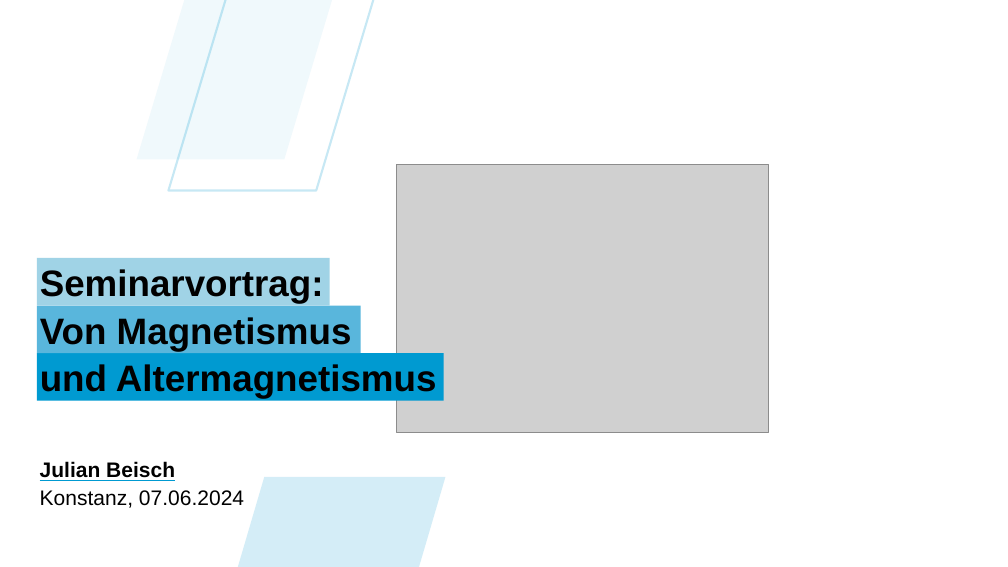
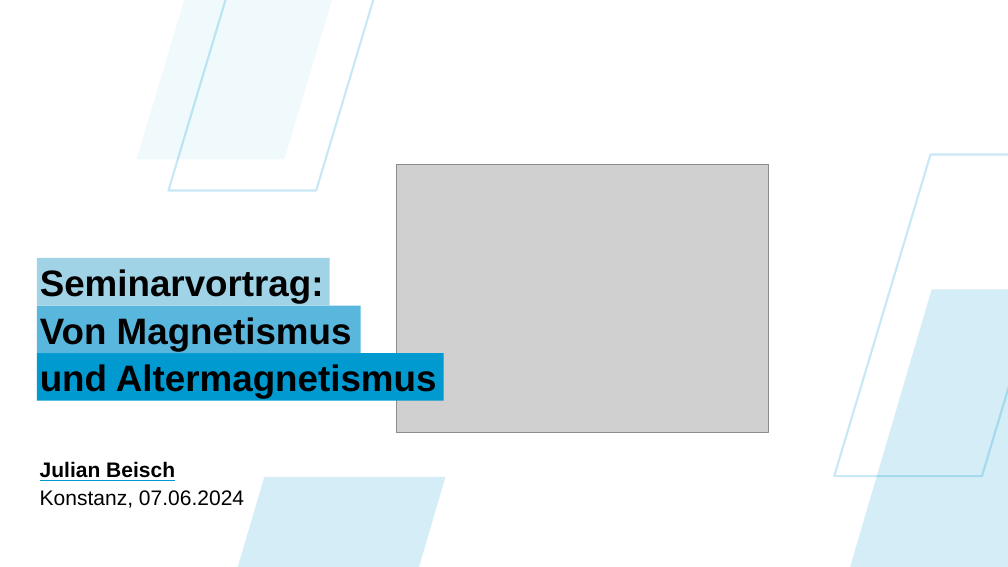
Before and after one commit to HolykingJulex/EstimateSeminar, a slide deck: slide 1 of Vortrag.pptx (slide 4 before the commit). Drawn at 1008x567 pixels with LibreOffice and Linux fonts; fonts in the diff are those of the drawing; grey boxes stand for pictures; background and template pictures are left out. Boxes give left, top, right and bottom in pixels: in the first picture for what was removed or moved away, otherwise in the second. Text is boxed around its words. In the diff, an @@ line names an element or a change of style, - is before the commit and + after.

```diff
--- a/Vortrag.pptx
+++ b/Vortrag.pptx
@@ parallelogram added at (834,154,1008,476), outline #009AD1 2 pt @@
@@ parallelogram added at (814,290,1008,567), fill #009AD1 at 17% opacity @@
```
Also in this commit, not shown: 35 other slides changed, 3 slides added, 4 slides removed, 3 other files.
